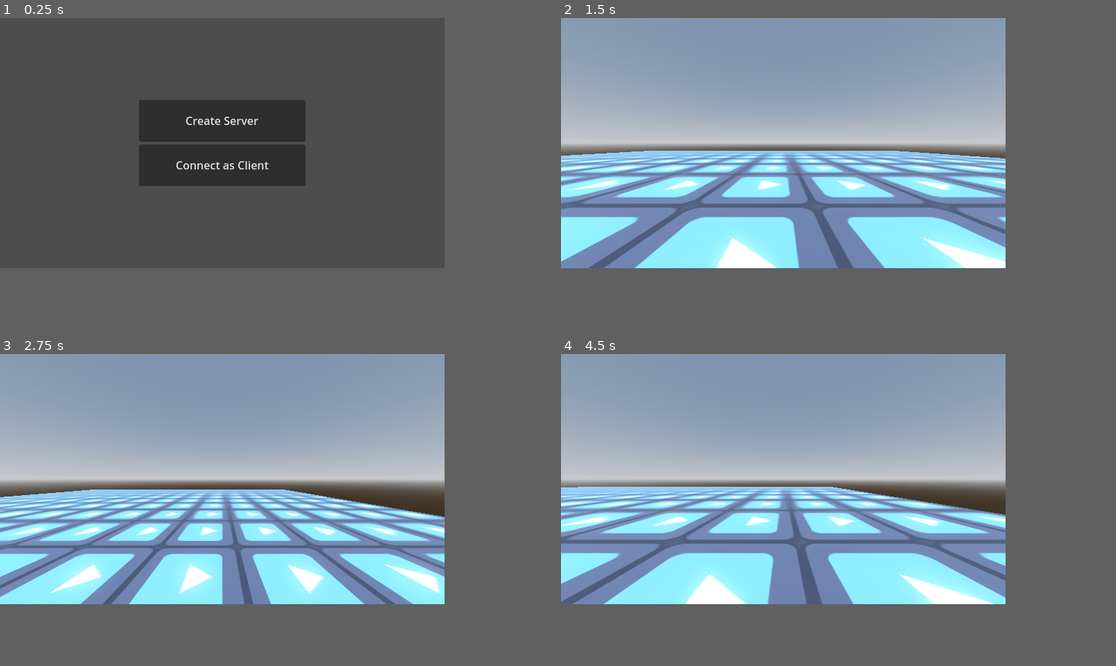
Above: before the commit, frames 1-4 (two rows, left to right).
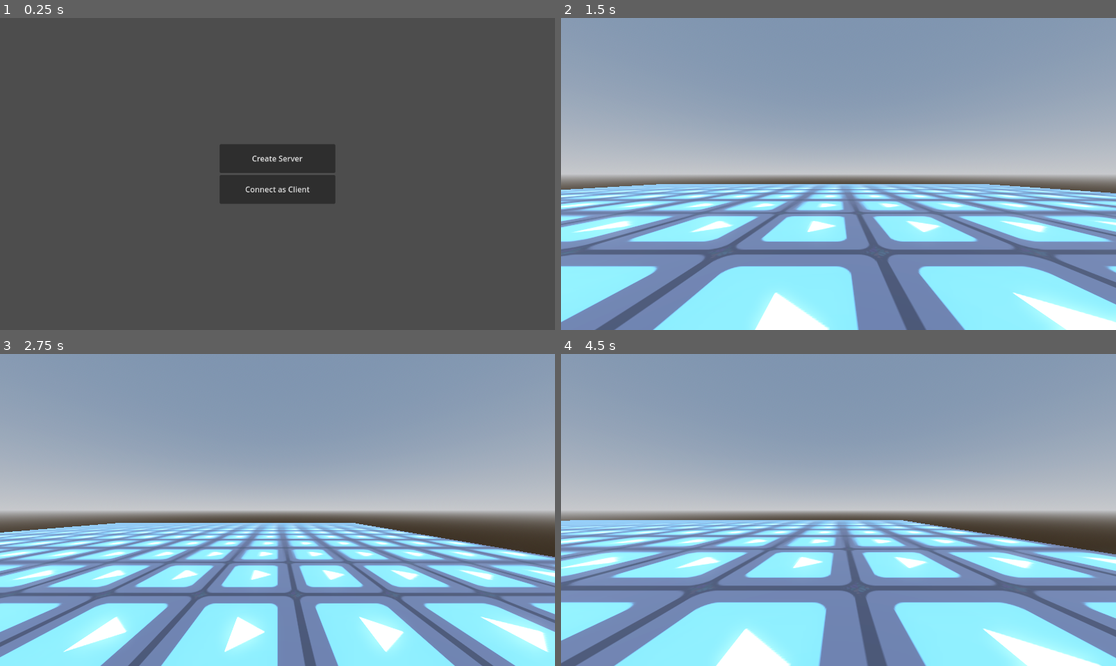
Above: after the commit, the same moments.

Repository: ticibi/PROJECT-BRAD
Game: Godot game, scene res://multiplayer/main.tscn
Same seed, same stepped clock (60 frames per second), same inputs: the game is played once before the commit and once after it. Before the commit the project starts from res://scenes/main.tscn. The engine's default icon, where the game draws it, is replaced by a stand-in: a white triangle on a blue panel in a dark square.
Inputs (mouse positions are in pixels of both pictures, inside the frame that each line leads up to):
- Up to frame 1 (0.25 s): no input
- Up to frame 2 (1.5 s): click "Create Server" at 0.5 s; move the mouse to (882, 130) at 1.27 s; hold D (move_right) from 1.28 s (still down)
- Up to frame 3 (2.75 s): tap Space (move_jump) at 1.52, 2.27 s; move the mouse to (133, 491) at 2.02 s; release D (move_right) at 2.03 s; hold S (move_backward) from 2.03 s (still down)
- Up to frame 4 (4.5 s): move the mouse to (827, 422) at 2.77 s; release S (move_backward) at 2.78 s; hold D (move_right) 2.78-3.53 s; move the mouse to (760, 528) at 3.52 s; hold W (move_forward) 3.53-4.28 s; tap Space (move_jump) at 3.77 s; move the mouse to (916, 516) at 4.27 s; hold A (move_left) from 4.28 s (still down)
In our replay, the window is 640x360 before the commit and 799x449 after it. These sizes can differ from the game's own. Grey fills any space a smaller window leaves; there, only what the larger window draws over its background counts as a difference.

The runs differ from the first frame. In frame 1, 8.0% of the frame differs, in the area x 25-61%, y 26-60%; in frame 2, 52%; in frame 3, 64%, in the area x 0-100%, y 0-100%; in frame 4, 53%.

Commit message:
moved multiplayer functions to new folder
- moved multiplayer functionality to multiplayer folder
- updated default port
- updated play window size

Diff:
--- a/scenes/game.gd
+++ b/multiplayer/game.gd
@@ -3,7 +3,7 @@
 # Manages game states
 extends Node
 
-const PORT : int = 1337
+const PORT : int = 61111
 
 @onready var main : Node = get_tree().root.get_node("Main")
 @onready var players : Node = main.get_node("Players")
@@ -13,7 +13,7 @@
 
 
 func _ready():
-	menu = preload("res://scenes/menu.tscn").instantiate()
+	menu = preload("res://multiplayer/menu.tscn").instantiate()
 	main.add_child(menu)
 
 	# if multiplayer.is_server():
@@ -28,14 +28,14 @@
 		menu.queue_free()
 
 	# Spawn map.
-	map = preload("res://scenes/map.tscn").instantiate()
+	map = preload("res://multiplayer/map.tscn").instantiate()
 	main.add_child(map)
 
 	# if multiplayer.is_server():
 	spawn_player(multiplayer.get_unique_id())
 
 func spawn_player(id: int):
-	var player = preload("res://scenes/player.tscn").instantiate()
+	var player = preload("res://multiplayer/player.tscn").instantiate()
 	player.peer_id = id
 	players.add_child(player, true)
 
--- a/scenes/menu.tscn
+++ b/multiplayer/menu.tscn
@@ -1,6 +1,6 @@
 [gd_scene load_steps=2 format=3 uid="uid://c43u7of71xdrw"]
 
-[ext_resource type="Script" path="res://scenes/menu.gd" id="1_h5orh"]
+[ext_resource type="Script" path="res://multiplayer/menu.gd" id="1_h5orh"]
 
 [node name="Menu" type="Control"]
 layout_mode = 3
--- a/scenes/player.tscn
+++ b/multiplayer/player.tscn
@@ -1,6 +1,6 @@
 [gd_scene load_steps=7 format=3 uid="uid://per3lls2li7f"]
 
-[ext_resource type="Script" path="res://scenes/player.gd" id="1_5gimg"]
+[ext_resource type="Script" path="res://multiplayer/player.gd" id="1_5gimg"]
 [ext_resource type="Texture2D" uid="uid://bhcl46pw2cxe7" path="res://icon.svg" id="2_1g0p7"]
 
 [sub_resource type="CapsuleShape3D" id="CapsuleShape3D_r7tdq"]
--- a/project.godot
+++ b/project.godot
@@ -11,18 +11,13 @@
 [application]
 
 config/name="Simple Multiplayer"
-run/main_scene="res://scenes/main.tscn"
+run/main_scene="res://multiplayer/main.tscn"
 config/features=PackedStringArray("4.2", "Forward Plus")
 config/icon="res://icon.svg"
 
 [autoload]
 
-Game="*res://scenes/game.gd"
-
-[display]
-
-window/size/viewport_width=640
-window/size/viewport_height=360
+Game="*res://multiplayer/game.gd"
 
 [filesystem]
 
Renamed: scenes/main.tscn -> multiplayer/main.tscn
Renamed: scenes/map.tscn -> multiplayer/map.tscn
Renamed: scenes/menu.gd -> multiplayer/menu.gd
Renamed: scenes/player.gd -> multiplayer/player.gd
